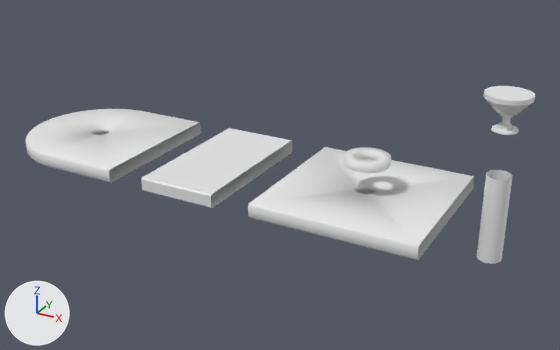
Renders of the glTF model public/models/strut.glb from each side of a commit.
The view is the same before and after, from a 50 mm camera at (0.709, -0.77, 0.388) aimed at (0.285, 0.001, 0.003). Arrows for +X, +Y and +Z are at lower left; the lights stay in place.
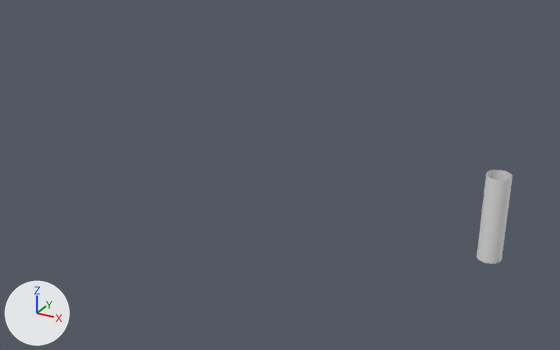
The newer file is also turned or shifted as a whole; pictures and numbers use the older file's frame.

The change, as JSON lines over the scene's bpy script:
```json
{"op": "remove", "block": "ob_cube", "code": ["ob_cube = bpy.data.objects.new('Cube', me_cube)", "ob_cube.location = (0.0, 0.0, 0.009)"]}
{"op": "remove", "block": "ob_cube_001", "code": ["ob_cube_001 = bpy.data.objects.new('Cube.001', me_cube_002)", "ob_cube_001.location = (0.4, 0.0, 0.009)"]}
{"op": "remove", "block": "ob_cube_002", "code": ["ob_cube_002 = bpy.data.objects.new('Cube.002', me_cube_003)", "ob_cube_002.location = (0.15, 0.0, 0.009)"]}
{"op": "remove", "block": "ob_cylinder_001", "code": ["ob_cylinder_001 = bpy.data.objects.new('Cylinder.001', me_cylinder_005)", "ob_cylinder_001.location = (0.55, 0.0, 0.109)"]}
{"op": "remove", "block": "ob_circle", "code": ["ob_circle = bpy.data.objects.new('Circle', me_circle)", "ob_circle.location = (0.4, 0.0, 0.059)"]}
```

Boxes (x1, y1, x2, y2) around the edits, measured in the pictures (560 x 350 px):
```json
{"object": "Cube.001", "change": "deleted", "before": [248, 147, 474, 260]}
{"object": "Cube", "change": "deleted", "before": [26, 109, 201, 183]}
{"object": "Cube.002", "change": "deleted", "before": [141, 128, 292, 208]}
{"object": "Cylinder.001", "change": "deleted", "before": [484, 86, 535, 135]}
{"object": "Circle", "change": "deleted", "before": [344, 147, 391, 173]}
```
